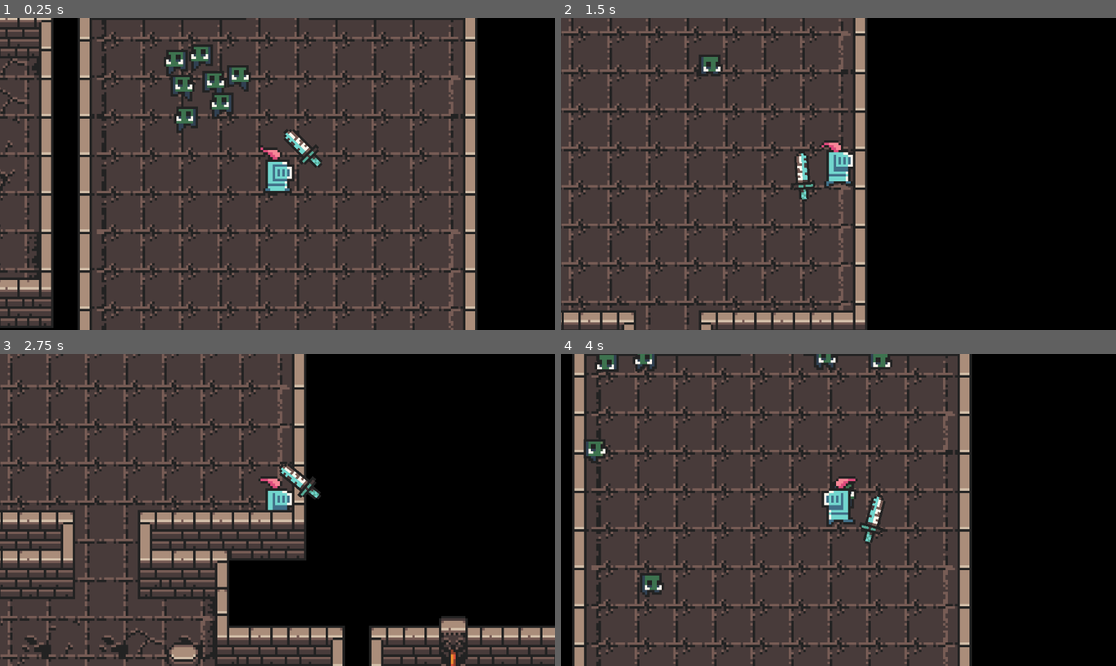
Above: before the commit, frames 1-4 (two rows, left to right).
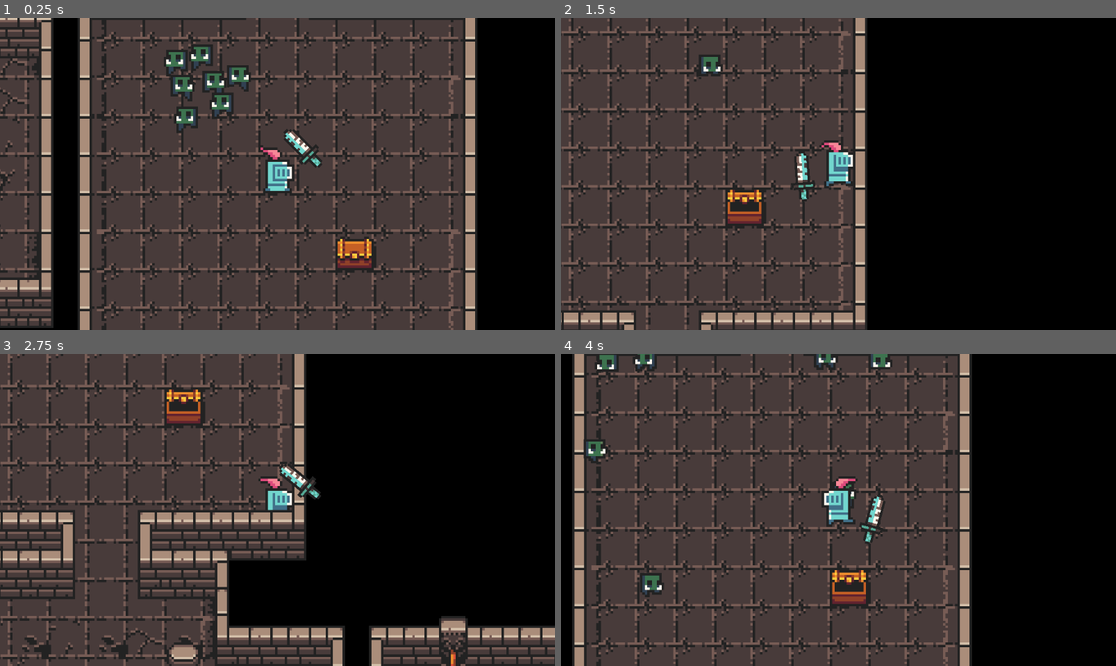
Above: after the commit, the same moments.

Repository: annoah-edu/tcss360-dungeon-rpg
Game: Godot game, scene res://scenes/map/map.tscn
The game is run twice, just before and just after one commit, with the same random seed, the same clock (stepped at 60 frames per second) and the same inputs.
Inputs (mouse positions are in pixels of both pictures, inside the frame that each line leads up to):
- Up to frame 1 (0.25 s): no input
- Up to frame 2 (1.5 s): move the mouse to (960, 158) at 0.52 s; hold D (move right) 0.53-1.28 s; move the mouse to (727, 189) at 1.27 s; hold S (move down) from 1.28 s (still down)
- Up to frame 3 (2.75 s): move the mouse to (333, 441) at 2.02 s; release S (move down) at 2.03 s; hold D (move right) from 2.03 s (still down)
- Up to frame 4 (4 s): move the mouse to (810, 572) at 2.77 s; release D (move right) at 2.78 s; hold W (move up) 2.78-3.53 s; move the mouse to (1005, 556) at 3.52 s; hold A (move left) from 3.53 s (still down)

The runs differ from the first frame. In frame 1, 0.7% of the frame differs, in the area x 60-68%, y 69-81%; in frame 2, 0.8%; in frame 3, 0.8%; in frame 4, 0.8%, in the area x 48-56%, y 68-81%.

Commit message:
Added chests
added chests that open

Diff:
--- a/scenes/map/map.tscn
+++ b/scenes/map/map.tscn
@@ -2,6 +2,7 @@
 
 [ext_resource type="Script" uid="uid://bh7l4xa2a7he1" path="res://scripts/map/map_assembler.gd" id="1_asm"]
 [ext_resource type="PackedScene" uid="uid://crrvjyg5m7pnt" path="res://scenes/player/player.tscn" id="2_player"]
+[ext_resource type="PackedScene" uid="uid://cv2qujo21r36" path="res://scenes/props/chest.tscn" id="3_a2pkv"]
 
 [node name="Map" type="Node2D" unique_id=61602942]
 y_sort_enabled = true
@@ -9,3 +10,4 @@
 map_seed = 12345
 randomize_seed = false
 player_scene = ExtResource("2_player")
+chest_scene = ExtResource("3_a2pkv")
--- /dev/null
+++ b/scenes/props/chest.tscn
@@ -0,0 +1,36 @@
+[gd_scene format=3 uid="uid://cv2qujo21r36"]
+
+[ext_resource type="Script" uid="uid://bmbynj7g24k5w" path="res://scripts/props/chest.gd" id="1_ak388"]
+[ext_resource type="Texture2D" uid="uid://dkhyiv6cly5f0" path="res://Dungeon Tileset v1.7/0x72_DungeonTilesetII_v1.7.png" id="2_r8mbp"]
+
+[sub_resource type="AtlasTexture" id="AtlasTexture_cwkqr"]
+atlas = ExtResource("2_r8mbp")
+region = Rect2(304, 400, 16, 16)
+
+[sub_resource type="AtlasTexture" id="AtlasTexture_23d6r"]
+atlas = ExtResource("2_r8mbp")
+region = Rect2(336, 400, 16, 16)
+
+[sub_resource type="AtlasTexture" id="AtlasTexture_yu1gw"]
+atlas = ExtResource("2_r8mbp")
+region = Rect2(304, 416, 16, 16)
+
+[sub_resource type="CircleShape2D" id="CircleShape2D_6i7qj"]
+radius = 25.0
+
+[node name="Chest" type="Node2D" unique_id=1754500058]
+script = ExtResource("1_ak388")
+closed_texture = SubResource("AtlasTexture_cwkqr")
+open_texture = SubResource("AtlasTexture_23d6r")
+
+[node name="Sprite2D" type="Sprite2D" parent="." unique_id=1779554031]
+texture_repeat = 1
+texture = SubResource("AtlasTexture_yu1gw")
+
+[node name="InteractionArea" type="Area2D" parent="." unique_id=136344648]
+collision_mask = 2
+
+[node name="CollisionShape2D" type="CollisionShape2D" parent="InteractionArea" unique_id=1573089990]
+shape = SubResource("CircleShape2D_6i7qj")
+
+[connection signal="body_entered" from="InteractionArea" to="." method="_on_interaction_area_body_entered"]
--- a/scripts/map/map_assembler.gd
+++ b/scripts/map/map_assembler.gd
@@ -14,6 +14,7 @@
 ## When true a fresh seed is drawn each run; uncheck to reproduce a fixed layout.
 @export var randomize_seed: bool = true
 @export var player_scene: PackedScene
+@export var chest_scene: PackedScene
 
 func _ready() -> void:
 	if randomize_seed:
@@ -50,6 +51,7 @@
 			start_room = room
 
 	_spawn_player(start_room)
+	_spawn_chests()
 	if director != null:
 		director.populate()
 
@@ -86,3 +88,19 @@
 		if sp.category == SpawnPoint.Category.PLAYER_START:
 			return sp
 	return null
+
+func _spawn_chests() -> void:
+	if chest_scene == null:
+		push_warning("MapAssembler: no chest scene assigned")
+		return
+
+	var director := get_node_or_null("/root/SpawnDirector")
+	if director == null:
+		return
+
+	var points: Array = director.get_points(SpawnPoint.Category.LOOT)
+
+	for point: SpawnPoint in points:
+		var chest := chest_scene.instantiate()
+		add_child(chest)
+		chest.global_position = point.global_position
--- /dev/null
+++ b/scripts/props/chest.gd
@@ -0,0 +1,22 @@
+extends Node2D
+
+@export var closed_texture: Texture2D
+@export var open_texture: Texture2D
+
+@onready var sprite: Sprite2D = $Sprite2D
+
+var is_open := false
+
+func _ready() -> void:
+	sprite.texture = closed_texture
+
+func open() -> void:
+	if is_open:
+		return
+
+	is_open = true
+	sprite.texture = open_texture
+
+func _on_interaction_area_body_entered(body: Node2D) -> void:
+	if body is CharacterBody2D:
+		open()
Not shown, added: scripts/props/chest.gd.uid
Not shown, changed: README.md
